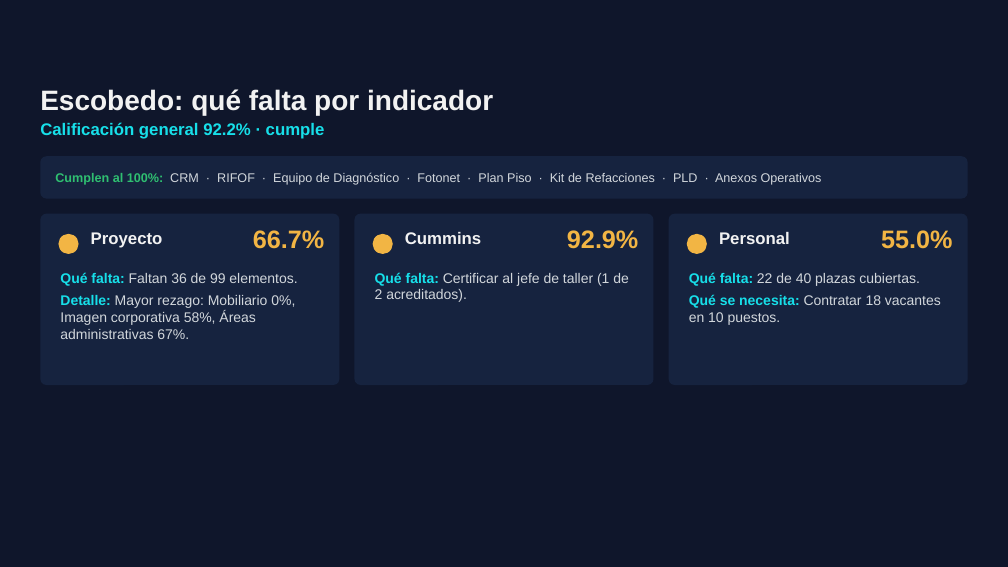
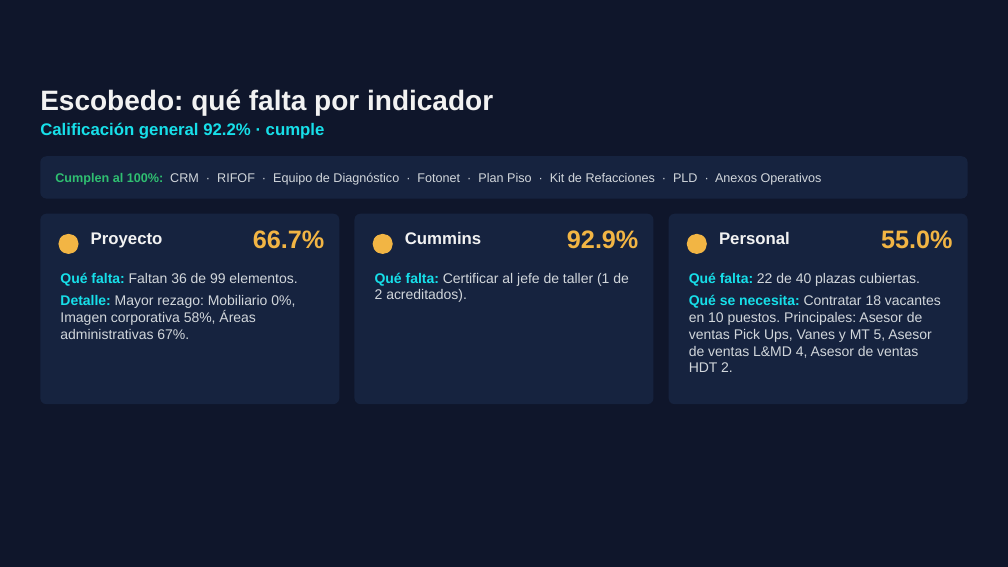
Before and after one commit to ReneDiz/Estatus-Distribuidores, a slide deck: slide 12 of presentacion/Grupo_Velcen_Estatus_nov2026.pptx (slide 17 before the commit). Drawn at 1008x567 pixels with LibreOffice and Linux fonts; fonts in the diff are those of the drawing; background and template pictures are left out. Boxes give left, top, right and bottom in pixels: in the first picture for what was removed or moved away, otherwise in the second. Text is boxed around its words. In the diff, an @@ line names an element or a change of style, - is before the commit and + after.

```diff
--- a/presentacion/Grupo_Velcen_Estatus_nov2026.pptx
+++ b/presentacion/Grupo_Velcen_Estatus_nov2026.pptx
@@ rounded rectangle: place and size @@
-rounded rectangle at [40,214,340,385]
+rounded rectangle at [40,214,340,404]
@@ rounded rectangle: place and size @@
-rounded rectangle at [355,214,654,385]
+rounded rectangle at [355,214,654,404]
@@ proportions changed in 3 elements at [40,214,340,404], [355,214,654,404], [668,214,968,404] @@
@@ rounded rectangle: place and size @@
-rounded rectangle at [668,214,968,385]
+rounded rectangle at [668,214,968,404]
@@ text at [689,294,941,372]: text changed @@
-Qué se necesita: Contratar 18 vacantes en 10 puestos.
+Qué se necesita: Contratar 18 vacantes en 10 puestos. Principales: Asesor de ventas Pick Ups, Vanes y MT 5, Asesor de ventas L&MD 4, Asesor de ventas HDT 2.
```
Also in this commit, not shown: 3 other slides changed, 11 slides removed, 5 other files.
